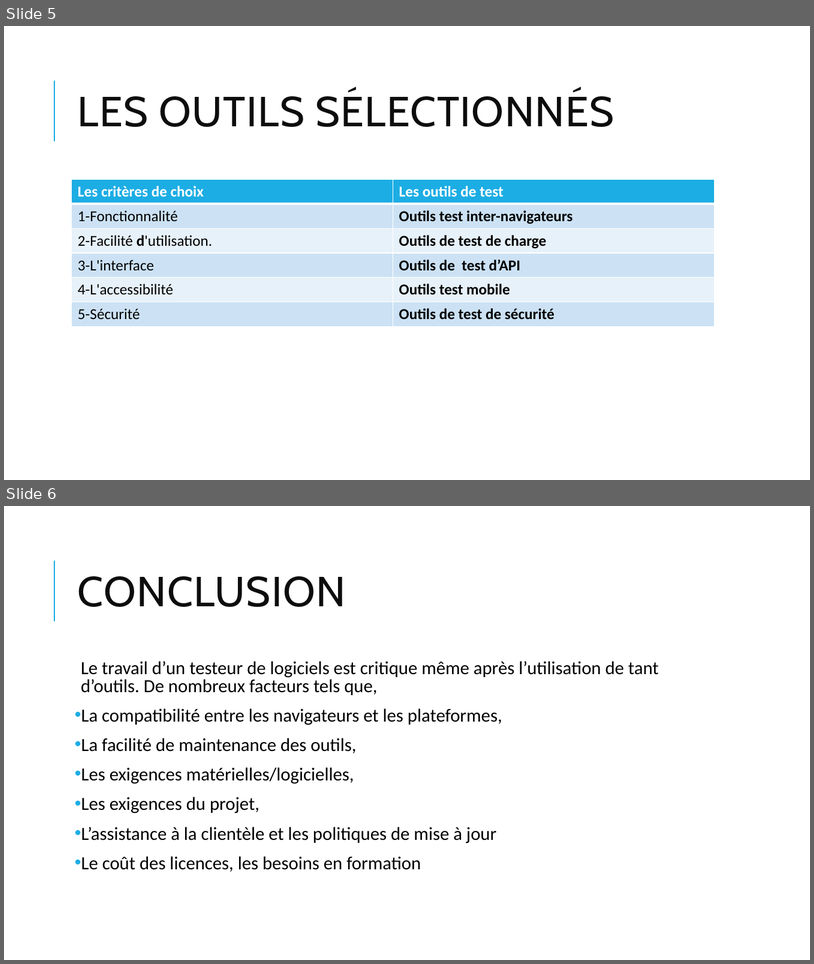
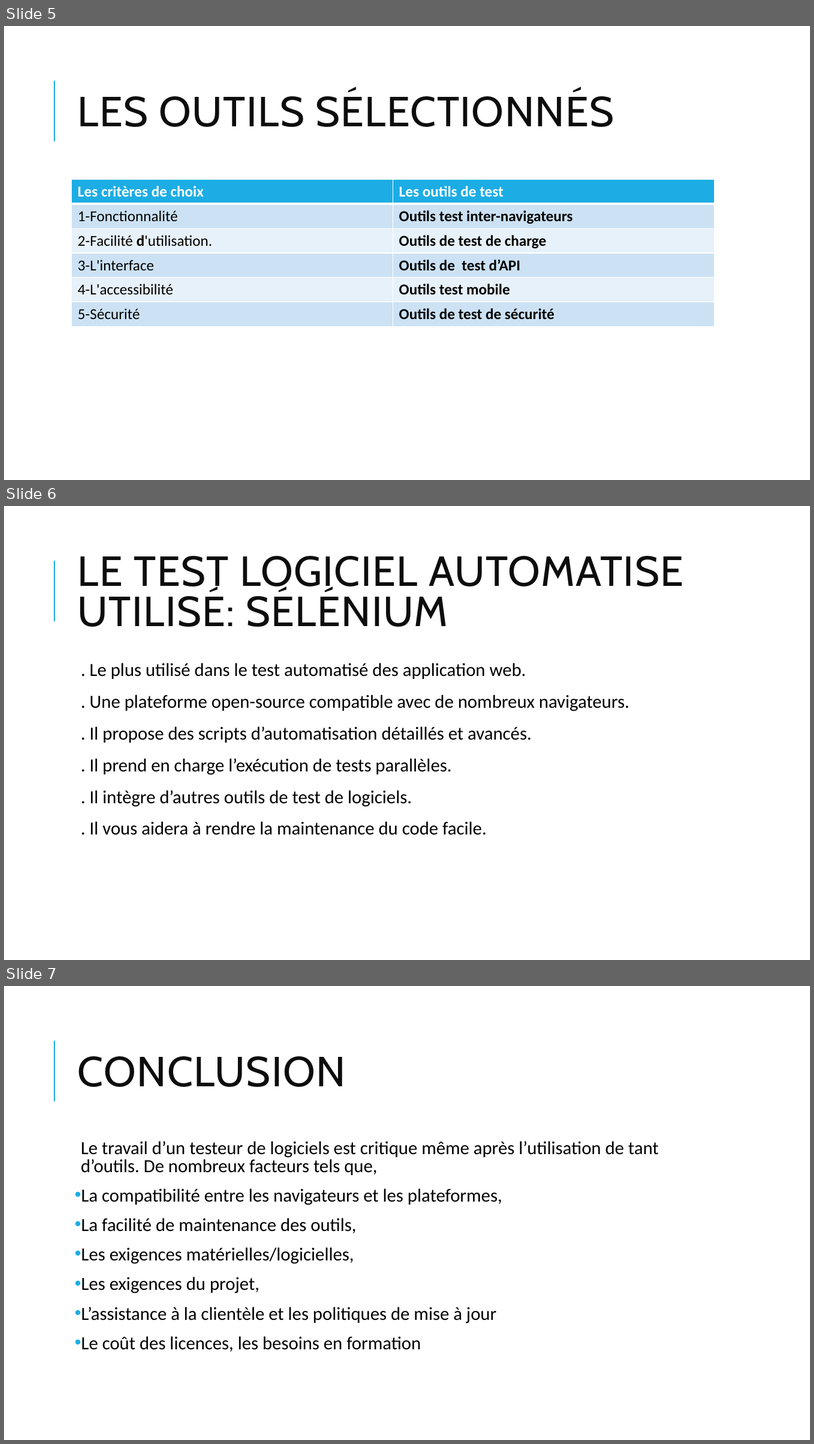
Before and after one commit to dothmen/Talan-Academy, a slide deck: Module_4/lecon-4.1/Act-4.1.2/benchmark.pptm. Shown one above the other, each under a label of ours: slides 5 and 6 before the commit, slides 5, 6 and 7 after it. The pictures are 814x964 and 814x1444 pixels, drawn with LibreOffice and Linux fonts; fonts in the diff are those of the drawing. Boxes give left, top, right and bottom in pixels: in the first picture for what was removed or moved away, otherwise in the second. Text is boxed around its words. In the diff, an @@ line names an element or a change of style, - is before the commit and + after.

```diff
--- a/Module_4/lecon-4.1/Act-4.1.2/benchmark.pptm
+++ b/Module_4/lecon-4.1/Act-4.1.2/benchmark.pptm
@@ slide 6 added at (4, 506, 810, 960), background #FFFFFF; not listed: 1 template element that a slide beside it also shows @@
@@ title added at (78, 556, 684, 627), 50 pt, text #0D0D0D @@
+LE TEST LOGICIEL AUTOMATISE UTILISÉ: SÉLÉNIUM
@@ text added at (90, 663, 630, 835), 22 pt, text #000000 @@
+  . Le plus utilisé dans le test automatisé des application web.
+  . Une plateforme open-source compatible avec de nombreux navigateurs.
+  . Il propose des scripts d’automatisation détaillés et avancés.
+  . Il prend en charge l’exécution de tests parallèles.
+  . Il intègre d’autres outils de test de logiciels.
+  . Il vous aidera à rendre la maintenance du code facile.
@@ what was slide 6 is now slide 7 @@
```
Also in this commit, not shown: 2 slides changed, 2 other files.
